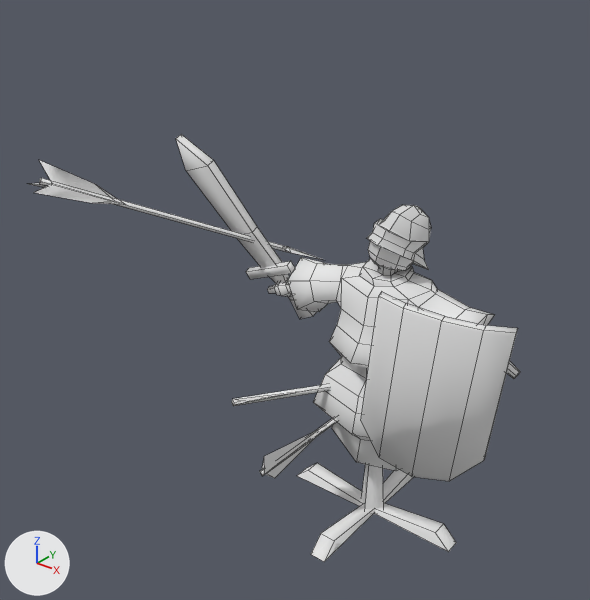
Two versions of the FBX model Assets/Models/_enemies/targetDummy/training_dummy_02.fbx, one commit apart.
Camera for both pictures: a 50 mm lens placed at (1.89, -3.04, 2.99), pointed at (-0.33, -0.26, 1.26). Lighting does not change. The marker at lower left points along +X, +Y and +Z. The picture after the commit comes second. Mesh edges are drawn as thin lines. Where no turn or scale is listed for an object, it has been applied to the vertices.

Names of what the first picture shows: 'dummy.006'.
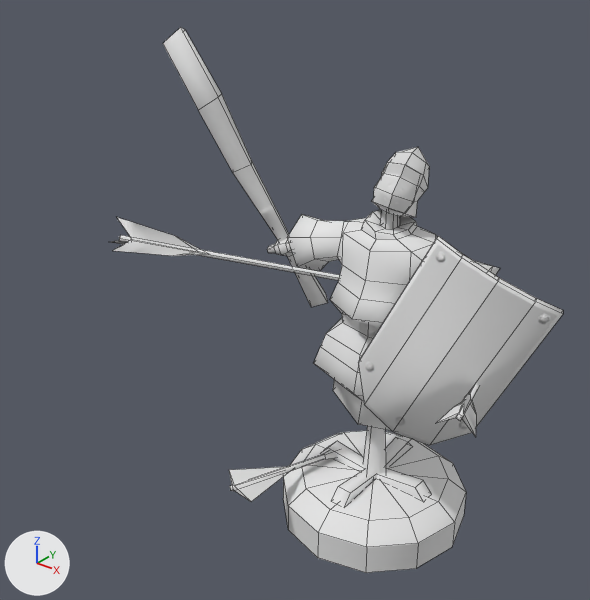
Boxes (x1, y1, x2, y2) around the edits, measured in the pictures (590 x 600 px; the box of a moved part takes in the faces that stretch with it):
'dummy.006', reshaped (8% narrower, 27% taller)
    before: (30, 134, 520, 562)
    after: (111, 28, 563, 573)
part 1 of me_cube_006, moved or reshaped
    before: (268, 257, 520, 471)
    after: (267, 209, 500, 431)
part 2 of me_cube_006, moved or reshaped
    before: (311, 470, 413, 562)
    after: (332, 437, 412, 506)
part 3 of me_cube_006, moved or reshaped
    before: (361, 464, 384, 514)
    after: (363, 426, 386, 478)
part 4 of me_cube_006, moved or reshaped
    before: (361, 292, 518, 481)
    after: (358, 236, 563, 445)
part 5 of me_cube_006, moved or reshaped
    before: (259, 417, 337, 476)
    after: (230, 450, 337, 491)
part 6 of me_cube_006, moved or reshaped
    before: (262, 430, 318, 478)
    after: (229, 467, 289, 501)
part 7 of me_cube_006, moved or reshaped
    before: (39, 178, 324, 260)
    after: (119, 235, 340, 280)
part 8 of me_cube_006, moved or reshaped
    before: (30, 160, 117, 204)
    after: (111, 217, 202, 256)
part 9 of me_cube_006, added
    after: (456, 384, 479, 421)
part 10 of me_cube_006, added
    after: (435, 392, 476, 437)
part 11 of me_cube_006, rebuilt (17% wider, 51% taller)
    before: (176, 134, 317, 319)
    after: (163, 28, 328, 307)
part 12 of me_cube_006, added
    after: (372, 147, 429, 217)
part 13 of me_cube_006, added
    after: (283, 431, 466, 573)
part 14 of me_cube_006, deleted
    before: (367, 205, 431, 271)
part 15 of me_cube_006, deleted
    before: (232, 384, 330, 406)
part 16 of me_cube_006, deleted
    before: (297, 463, 456, 552)
part 17 of me_cube_006, deleted
    before: (246, 261, 295, 279)
part 18 of me_cube_006, deleted
    before: (236, 392, 298, 405)
part 19 of me_cube_006, added
    after: (321, 441, 430, 500)

What changed in the scene script:
```text
Add mat_dummy_baked_02:
    mat_dummy_baked_02 = bpy.data.materials.new('dummy_baked_02')
    # uses the picture img_dummy_lp_bake1_pbr_stoa_metalness_png
    # uses the picture img_dummy_lp_bake1_pbr_stoa_normal_png
Change me_cube_006:
    remove me_cube_006.from_pydata(...)  # 438 vertices, 423 faces; spans x -1.27..0.72, y -1.09..0.5, z 0.0..1.97
    remove me_cube_006.materials.append(mat_dummy_baked)
    add me_cube_006.from_pydata(...)  # 447 vertices, 435 faces; spans x -1.1..0.86, y -1.0..0.73, z 0.0..2.47
    me_cube_006 part 1: the loose piece of 212 vertices spanning x -0.72..0.72, y -0.26..0.26, z 0.35..1.56 is moved by (0.0, 0.0, 0.23), in mat_dummy_baked_02
    me_cube_006 part 2: the loose piece of 12 vertices spanning x -0.04..0.04, y -0.5..0.5, z 0.0..0.08 is scaled about its middle by (0.949, 0.667, 0.771), then moved by (0.0, 0.0, 0.23), in mat_dummy_baked_02
    me_cube_006 part 3: the loose piece of 8 vertices spanning x -0.08..0.08, y -0.08..0.08, z 0.0..0.44 is moved by (0.0, 0.0, 0.23), in mat_dummy_baked_02
    me_cube_006 part 4: the loose piece of 20 vertices spanning x 0.03..0.71, y -0.24..-0.01, z 0.48..1.41 is multiplied about its middle by the matrix ((0.951, -0.13, 0.281), (0.065, 0.971, 0.228), (-0.302, -0.198, 0.932)), then moved by (0.05, 0.02, 0.23), in mat_dummy_baked_02
    me_cube_006 part 5: the loose piece of 13 vertices spanning x -0.3..-0.01, y -0.6..0.08, z 0.44..0.76 is multiplied about its middle by the matrix ((-0.184, -0.1, 0.978), (0.253, 0.956, 0.145), (-0.95, 0.274, -0.151)), then moved by (-0.15, -0.06, -0.28), in mat_dummy_baked_02
    me_cube_006 part 6: the loose piece of 5 vertices spanning x -0.29..-0.14, y -0.6..-0.23, z 0.38..0.61 is multiplied about its middle by the matrix ((-0.184, -0.1, 0.978), (0.253, 0.956, 0.145), (-0.95, 0.274, -0.151)), then moved by (-0.17, -0.08, -0.15), in mat_dummy_baked_02
    me_cube_006 part 7: the loose piece of 11 vertices spanning x -1.19..-0.56, y -1.02..0.29, z 1.23..1.89 is multiplied about its middle by the matrix ((0.982, 0.125, -0.141), (-0.133, 0.99, -0.048), (0.134, 0.066, 0.989)), then moved by (0.52, 0.06, -0.12), in mat_dummy_baked_02
    me_cube_006 part 8: the loose piece of 13 vertices spanning x -1.27..-1.02, y -1.09..-0.68, z 1.71..1.97 is multiplied about its middle by the matrix ((0.982, 0.125, -0.141), (-0.133, 0.99, -0.048), (0.134, 0.066, 0.989)), then moved by (0.42, 0.09, -0.19), in mat_dummy_baked_02
    me_cube_006 part 9: the loose piece of 11 vertices spanning x -1.19..-0.56, y -1.02..0.29, z 1.23..1.89 is copied, and the copy is multiplied about its middle by the matrix ((-0.669, -0.382, -0.638), (0.437, 0.491, -0.753), (0.601, -0.783, -0.162)), then moved by (1.41, 0.38, -0.56), in mat_dummy_baked_02; it spans x 0.28..0.79, y -0.68..0.73, z 0.73..1.28
    me_cube_006 part 10: the loose piece of 13 vertices spanning x -1.27..-1.02, y -1.09..-0.68, z 1.71..1.97 is copied, and the copy is multiplied about its middle by the matrix ((-0.669, -0.382, -0.638), (0.437, 0.491, -0.753), (0.601, -0.783, -0.162)), then moved by (1.87, 0.32, -0.65), in mat_dummy_baked_02; it spans x 0.65..0.86, y -0.74..-0.31, z 1.13..1.36
    me_cube_006 part 11: the loose piece of 26 vertices spanning x -1.06..-0.46, y -0.3..0.11, z 0.96..1.96 is rebuilt with 20 vertices and now spans x -1.1..-0.41, y -0.36..0.18, z 1.06..2.47, in mat_dummy_baked_02
    me_cube_006 part 12: a new loose piece of 60 vertices spanning x -0.14..0.14, y -0.1..0.26, z 1.64..1.97, in mat_dummy_baked_02
    me_cube_006 part 13: a new loose piece of 37 vertices spanning x -0.49..0.49, y -0.49..0.49, z 0.0..0.24, in mat_dummy_baked_02
    me_cube_006 part 14: the loose piece of 80 vertices spanning x -0.15..0.16, y -0.12..0.26, z 1.37..1.72 is deleted
    me_cube_006 part 15: the loose piece of 13 vertices spanning x -0.47..-0.05, y -0.6..0.08, z 0.74..0.81 is deleted
    me_cube_006 part 16: the loose piece of 12 vertices spanning x -0.5..0.5, y -0.04..0.04, z 0.0..0.08 is deleted
    me_cube_006 part 17: the loose piece of 8 vertices spanning x -0.84..-0.52, y -0.07..-0.01, z 1.16..1.34 is deleted
    me_cube_006 part 18: the loose piece of 5 vertices spanning x -0.51..-0.24, y -0.6..-0.23, z 0.74..0.85 is deleted
    me_cube_006 part 19: 12 vertices added at x -0.33..0.33, y -0.04..0.04, z 0.23..0.3
    add me_cube_006.materials.append(mat_dummy_baked_02)
```
